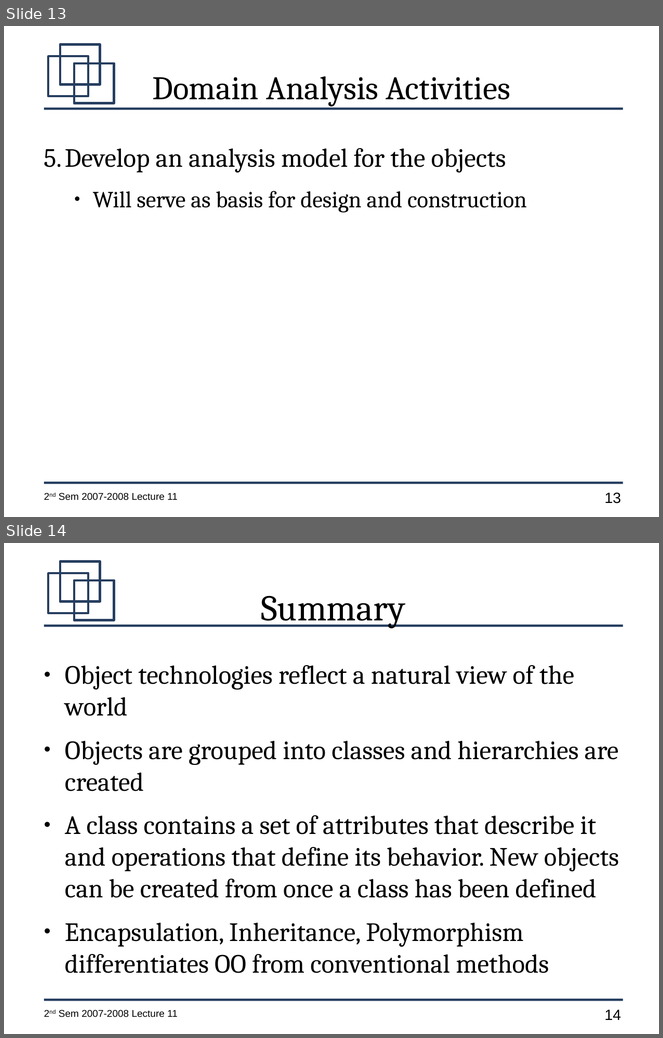
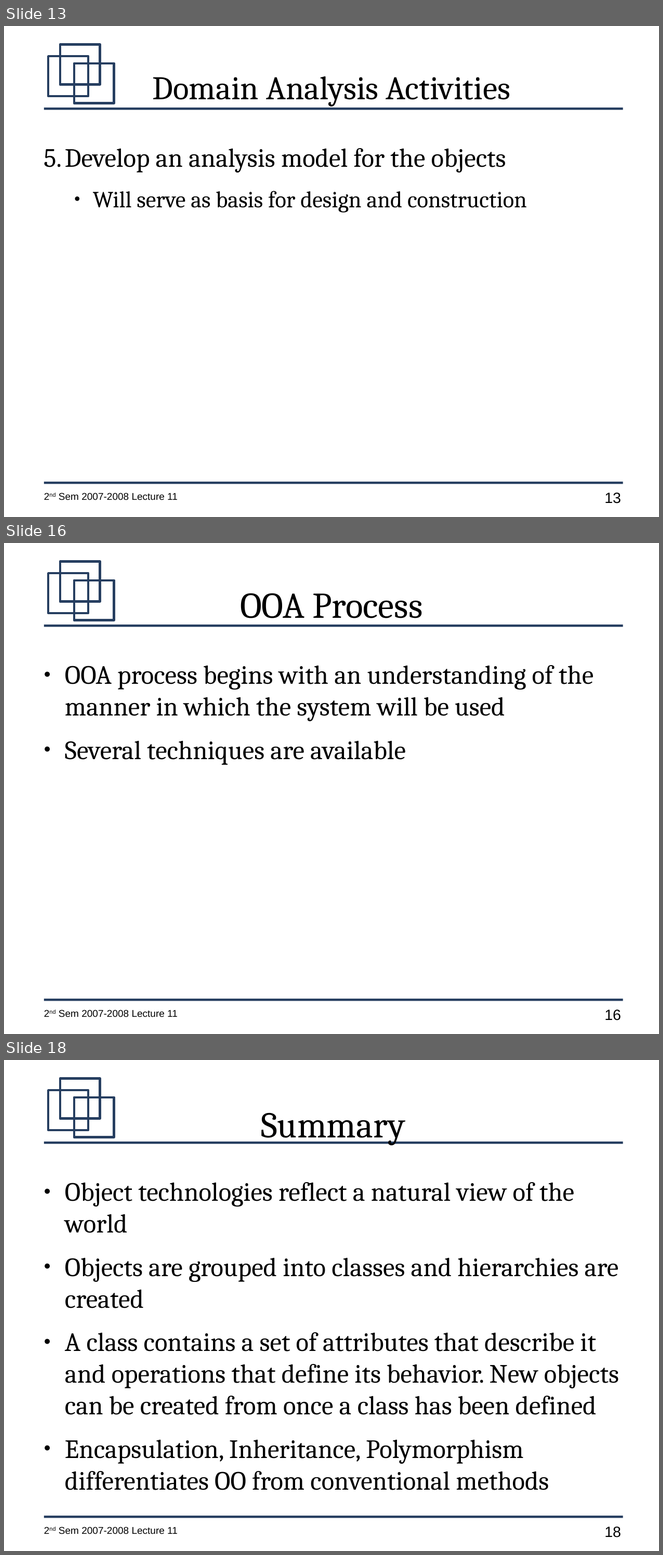
Before and after one commit to jachermocilla/jach-homepage, a slide deck: CMSC128-2nd-Sem-2007-L12.odp. Shown one above the other, each under a label of ours: slides 13 and 14 before the commit, slides 13, 16 and 18 after it; the slides between them are not shown. The pictures are 663x1038 and 663x1555 pixels, drawn with LibreOffice and Linux fonts; fonts in the diff are those of the drawing. Boxes give left, top, right and bottom in pixels: in the first picture for what was removed or moved away, otherwise in the second. Text is boxed around its words. In the diff, an @@ line names an element or a change of style, - is before the commit and + after.

```diff
--- a/CMSC128-2nd-Sem-2007-L12.odp
+++ b/CMSC128-2nd-Sem-2007-L12.odp
@@ slide 16 added at [4,543,659,1034], background #FFFFFF; not listed: 7 template elements that a slide beside it also shows @@
@@ title added at [240,593,423,626], 44 pt, text #000000 @@
+OOA Process
@@ text added at [65,665,594,765], 32 pt, text #000000 @@
+● OOA process begins with an understanding of the manner in which the system will be used
+● Several techniques are available
@@ what was slide 14 is now slide 18 @@
@@ page number at [605,1527,621,1538]: text changed @@
-14
+18
```
Also in this commit, not shown: 1 slide changed, 3 other slides added.
